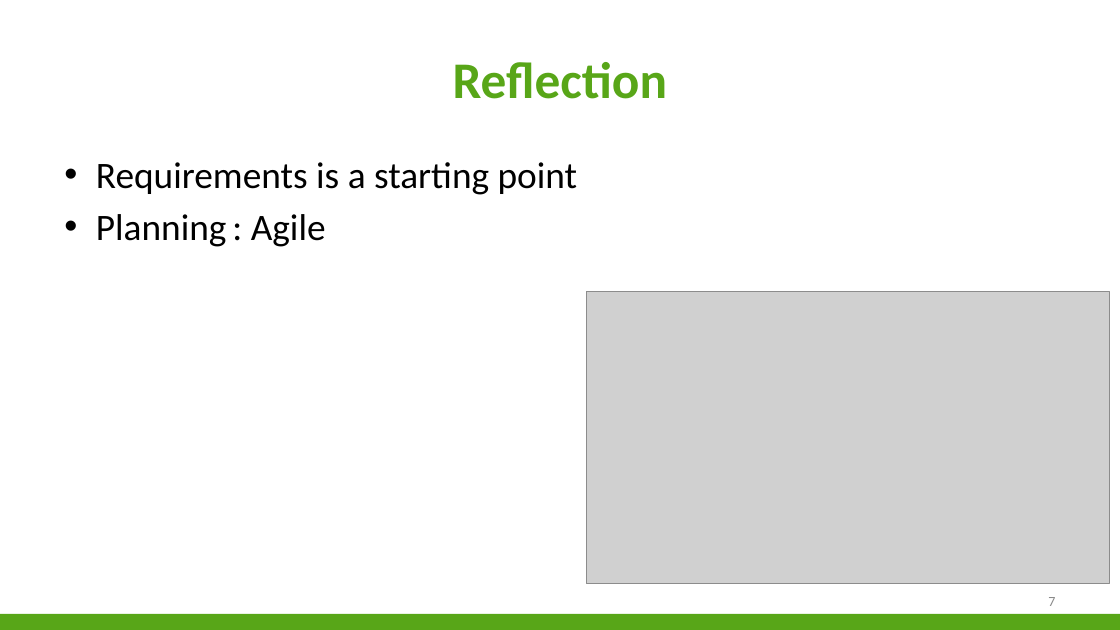
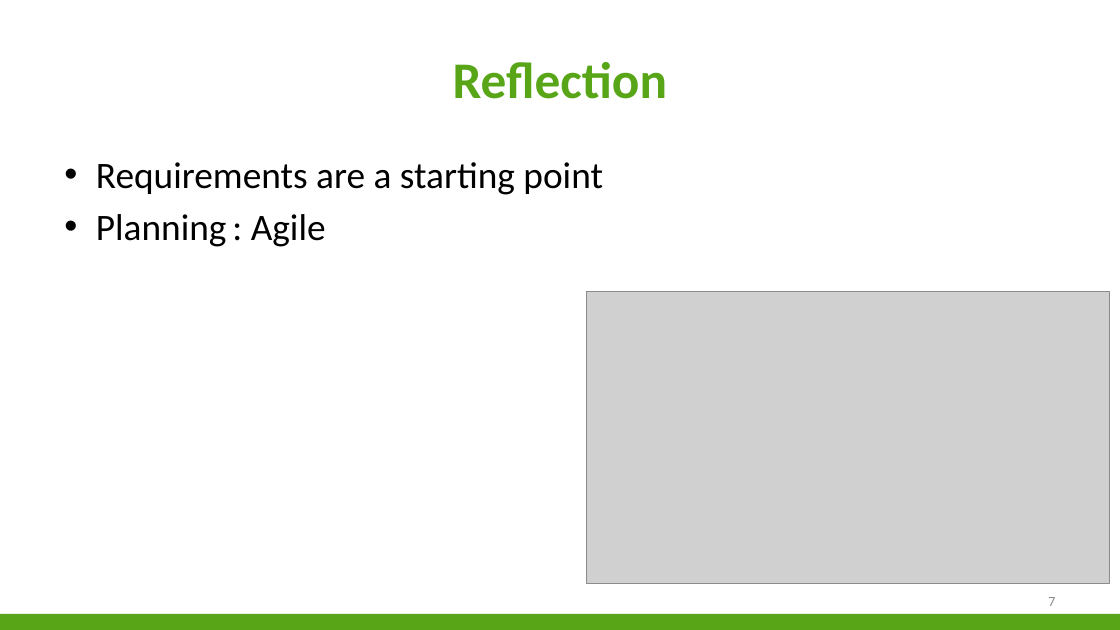
Before and after one commit to niekvandael/iTalent, a slide deck: slide 7 of italent/documents/english/EnglishPresentation.pptx. Drawn at 1120x630 pixels with LibreOffice and Linux fonts; fonts in the diff are those of the drawing; grey boxes stand for pictures; background and template pictures are left out. Boxes give left, top, right and bottom in pixels: in the first picture for what was removed or moved away, otherwise in the second. Text is boxed around its words. In the diff, an @@ line names an element or a change of style, - is before the commit and + after.

```diff
--- a/italent/documents/english/EnglishPresentation.pptx
+++ b/italent/documents/english/EnglishPresentation.pptx
@@ text at box(96, 162, 603, 195): text changed @@
-• Requirements is a starting point
+• Requirements are a starting point
```
Also in this commit, not shown: 8 other slides changed, 3 other files.
